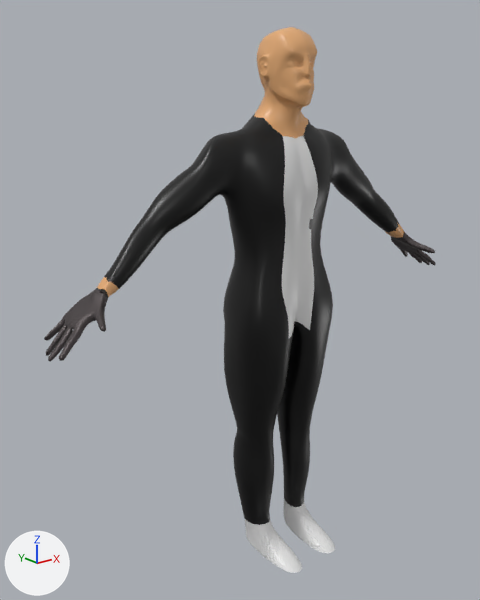
Before and after pictures for a commit that changed the FBX model Assets/Walk Forward 1.fbx.
Rendered twice from a camera (50 mm lens) standing at (-7.32, -7.73, 5.78) and looking at (-0.56, 0.71, 2.4). The lights are fixed; the arrows at lower left show +X, +Y and +Z. Where no turn or scale is listed for an object, it has been applied to the vertices. Vertices at the same position are counted once.

Names of what the first picture shows: 'Cube_Cube.001'.
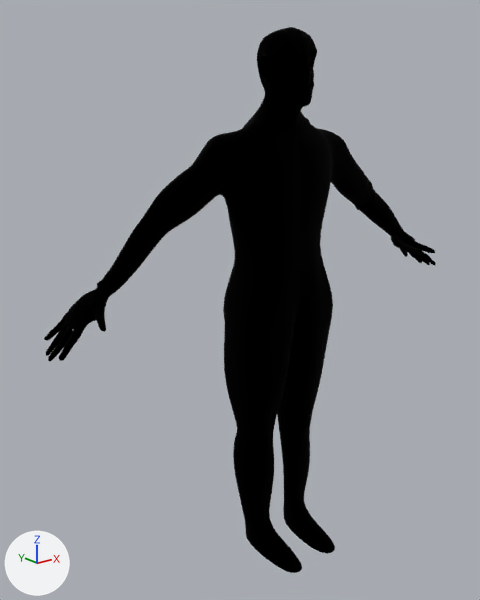
Where the change shows, as pixel boxes (x1, y1, x2, y2) in the pictures (480 x 600 px; the box of a moved part takes in the faces that stretch with it):
part 1 of me_cube_cube_001mesh, moved or reshaped
    both: (257, 49, 315, 111)
part 2 of me_cube_cube_001mesh, moved or reshaped
    before: (354, 181, 429, 259)
    after: (354, 180, 429, 259)
part 3 of me_cube_cube_001mesh, moved or reshaped
    both: (66, 276, 112, 324)
part 4 of me_cube_cube_001mesh, recoloured (grey to black)
    both: (44, 234, 436, 361)
part 5 of me_cube_cube_001mesh, recoloured (grey to black)
    both: (282, 136, 318, 338)
part 6 of me_cube_cube_001mesh, recoloured
    both: (103, 27, 402, 297)
part 7 of me_cube_cube_001mesh, recoloured (white to black)
    both: (244, 499, 335, 573)

Patch to the scene script:
```diff
--- a/Assets/Walk Forward 1.fbx.py
+++ b/Assets/Walk Forward 1.fbx.py
@@ mat_material @@
+mat_material = principled_material('Material')
+mat_material.base_color = (0.0, 0.0, 0.0)  # black #000000
+mat_material.metallic = 1.0
+mat_material.roughness = 1.0
@@ me_cube_cube_001mesh @@
 # used by ob_cube_cube_001; location = (0.0, 0.0, 6.17)
-me_cube_cube_001mesh.from_pydata(...)  # 10087 vertices, 10037 faces; spans x -4.16..4.16, y -0.77..1.15, z -8.44..0.53
-me_cube_cube_001mesh.materials.append(mat_material_003)  # black #000000
-me_cube_cube_001mesh.materials.append(mat_material_006)  # black #000000
+me_cube_cube_001mesh.from_pydata(...)  # 10031 vertices, 9944 faces; spans x -4.16..4.16, y -0.77..1.15, z -8.44..0.53
+# me_cube_cube_001mesh part 1: 276 vertices moved within x -0.27..0.21, y -0.25..0.7, z -0.65..0.16; 168 vertices removed from x -0.25..0.25, y -0.25..-0.07, z -0.36..0.16; 114 vertices added at x -0.23..0.33, y -0.23..0.39, z -0.32..0.17
+# me_cube_cube_001mesh part 2: 390 vertices moved from x 2.09..3.84, y 0.01..0.76, z -3.59..-2.01 to x 2.12..3.83, y 0.02..0.76, z -3.59..-2.0; 13 vertices removed from x 3.22..3.37, y 0.22..0.39, z -3.18..-2.95; 11 vertices added at x 3.19..3.36, y 0.22..0.38, z -3.19..-2.93
+# me_cube_cube_001mesh part 3: 205 vertices moved from x -3.71..-3.19, y 0.2..0.72, z -3.36..-2.91 to x -3.72..-3.19, y 0.2..0.73, z -3.36..-2.9; 7 vertices removed from x -3.25..-3.22, y 0.34..0.39, z -3.0..-2.95; 7 vertices added at x -3.27..-3.23, y 0.33..0.38, z -3.0..-2.92
+# me_cube_cube_001mesh part 4: 3889 faces spanning x -4.16..4.16, y -0.2..0.8, z -3.84..-3.0 switch from mat_material_002 (dark grey #524b4c) to mat_material (black #000000)
+# me_cube_cube_001mesh part 5: 206 faces spanning x -0.42..0.32, y -0.23..0.07, z -4.27..-1.05 switch from mat_material_004 (white #e7e7e7) to mat_material (black #000000)
+# me_cube_cube_001mesh part 6: 2206 faces spanning x -3.29..3.29, y -0.24..0.74, z -3.16..0.53 switch from mat_material_005 (beige #e7ad76) to mat_material (black #000000)
+# me_cube_cube_001mesh part 7: 264 faces spanning x -0.67..0.67, y -0.77..0.6, z -8.44..-7.92 switch from mat_material_007 (white #e7e7e7) to mat_material (black #000000)
```
